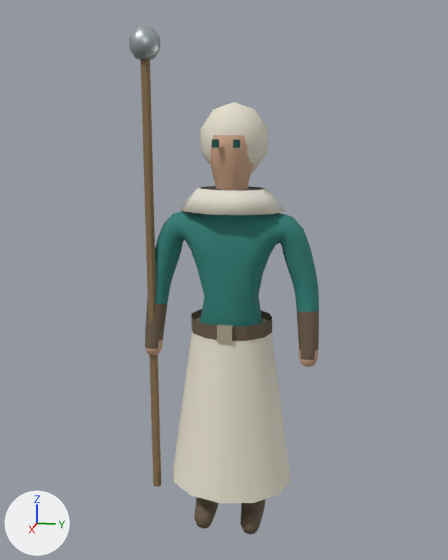
A saved change to the glTF model public/models/salz_support.glb.
Rendered twice from a 50 mm lens placed at (2.84, 0.53, 2.01), pointed at (-0.01, -0.04, 1.3). The axes (+X, +Y, +Z) are drawn at lower left. The lights are the same throughout. The picture after the commit comes second. Vertices at exactly the same position are counted once.

In view in the first picture: 'salz_support'.
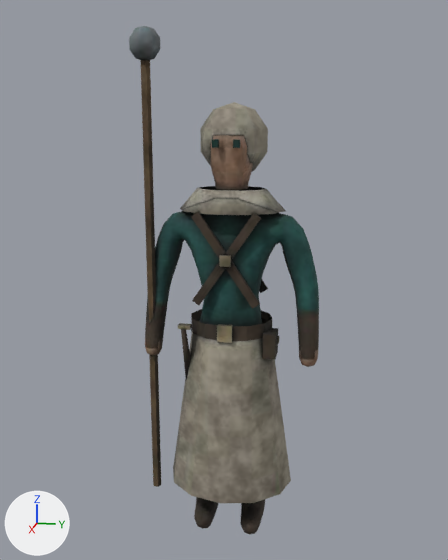
What differs and where, as boxes (x1, y1, x2, y2) in the pictures (448 x 560 px):
part 1 of me_salz_support, added
    after: (219, 255, 231, 267)
part 2 of me_salz_support, added
    after: (263, 328, 278, 359)
part 3 of me_salz_support, added
    after: (178, 323, 192, 330)
part 4 of me_salz_support, added
    after: (181, 212, 268, 379)
part 5 of me_salz_support, recoloured (darker)
    both: (140, 60, 319, 534)
part 6 of me_salz_support, recoloured
    both: (129, 26, 233, 343)

What changed in the scene script:
```text
Add img_salz_support_farbe:
    img_salz_support_farbe = load_image('salz_support_farbe', '_unpacked/salz_support_farbe', 512, 512, 'sRGB')
Add img_salz_support_rauheit:
    img_salz_support_rauheit = load_image('salz_support_rauheit', '_unpacked/salz_support_rauheit', 512, 512, 'Non-Color')
Add img_salz_support_relief:
    img_salz_support_relief = load_image('salz_support_relief', '_unpacked/salz_support_relief', 512, 512, 'Non-Color')
Add mat_salz_support_matt:
    mat_salz_support_matt = bpy.data.materials.new('salz_support_matt')
    # uses the picture img_salz_support_farbe
    # uses the picture img_salz_support_rauheit
    # uses the picture img_salz_support_relief
Change me_salz_support:
    used by ob_salz_support; location = (0.0, 0.0, 0.0)
    remove me_salz_support.from_pydata(...)  # 876 vertices, 1668 faces; spans x -0.26..0.26, y -0.45..0.42, z 0.02..2.45
    add me_salz_support.from_pydata(...)  # 960 vertices, 1796 faces; spans x -0.26..0.26, y -0.45..0.42, z 0.02..2.45
    me_salz_support part 1: a new loose piece, a box spanning x 0.148..0.162, y -0.025..0.025, z 1.405..1.455, in mat_salz_support_matt
    me_salz_support part 2: a new loose piece, a box spanning x 0.01..0.11, y 0.17..0.23, z 0.96..1.08, in mat_salz_support_matt
    me_salz_support part 3: a new loose piece, a box spanning x 0.115..0.145, y -0.23..-0.17, z 1.09..1.11, in mat_salz_support_matt
    me_salz_support part 4
    44 vertices are added at x -0.15..0.16, y -0.22..0.16, z 0.8..1.65
    68 new faces join them
    me_salz_support part 5: 1588 faces spanning x -0.26..0.26, y -0.42..0.42, z 0.02..2.3 switch from mat_matt to mat_salz_support_matt
    me_salz_support part 6: 76 faces spanning x -0.01..0.18, y -0.45..0.04, z 1.05..2.45 switch from mat_metall to mat_salz_support_matt
    other edits to the shape of me_salz_support do not show in these pictures
```
